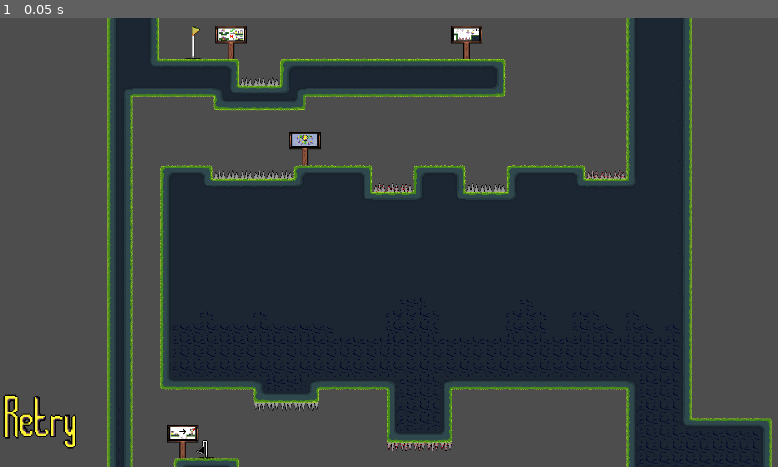
Above: before the commit, frame 1.
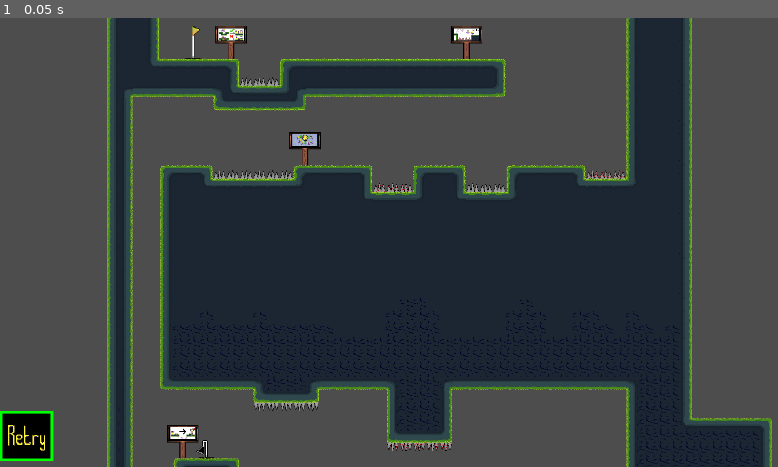
Above: after the commit, the same moment.

Repository: Flebber/Simpletun-REPO
Game: Godot game, scene res://Scenes/Levels/tutorial.tscn
The game is run twice, just before and just after one commit, with the same random seed, the same clock (stepped at 60 frames per second) and the same inputs. This scene is started directly instead of the project's main scene. The engine's default icon, where the game draws it, is replaced by a stand-in: a white triangle on a blue panel in a dark square.
Inputs:
- Up to frame 1 (0.05 s): no input

The runs differ from the first frame. In frame 1, 0.9% of the frame differs, in the area x 0-10%, y 83-99%.

Commit message:
Refurbished Retry/Menu Buttons
Used a Control node as the parents and added margin container with panels too both which sets them up for easier redesign with a global custom theme (theme will control fonts, colors, padding etc. all in one theme)

Diff:
--- a/Scenes/Levels/Menus/Buttons/Retry_Button.tscn
+++ b/Scenes/Levels/Menus/Buttons/Retry_Button.tscn
@@ -1,22 +1,51 @@
 [gd_scene format=3 uid="uid://ctcbvbdtdegn7"]
 
-[ext_resource type="Texture2D" uid="uid://8557f4vpnk3q" path="res://assets/sprites/UI/retry.png" id="1_1glri"]
+[ext_resource type="Texture2D" uid="uid://8557f4vpnk3q" path="res://assets/sprites/UI/Buttons/retry.png" id="1_1glri"]
 [ext_resource type="Script" uid="uid://cghvag12txo0t" path="res://Scripts/LevelScripts/Menus/retry_button.gd" id="2_kh1id"]
 
-[node name="Sprite2D" type="Sprite2D" unique_id=354183844]
+[sub_resource type="StyleBoxFlat" id="StyleBoxFlat_61uul"]
+bg_color = Color(0, 1, 0, 1)
+
+[sub_resource type="StyleBoxFlat" id="StyleBoxFlat_1glri"]
+
+[node name="RetryButton" type="Control" unique_id=1685330574]
+layout_mode = 3
+anchors_preset = 15
+anchor_right = 1.0
+anchor_bottom = 1.0
+offset_right = -1920.0
+offset_bottom = -1080.0
+grow_horizontal = 2
+grow_vertical = 2
+
+[node name="Panel" type="Panel" parent="." unique_id=1876099245]
+layout_mode = 0
+offset_right = 40.0
+offset_bottom = 40.0
 scale = Vector2(2, 2)
+theme_override_styles/panel = SubResource("StyleBoxFlat_61uul")
+
+[node name="MarginContainer" type="MarginContainer" parent="." unique_id=1433927419]
+layout_mode = 0
+offset_right = 40.0
+offset_bottom = 40.0
+scale = Vector2(2, 2)
+theme_override_constants/margin_left = 2
+theme_override_constants/margin_top = 2
+theme_override_constants/margin_right = 2
+theme_override_constants/margin_bottom = 2
+
+[node name="Panel" type="Panel" parent="MarginContainer" unique_id=138757497]
+modulate = Color(0, 0, 0, 1)
+layout_mode = 2
+theme_override_styles/panel = SubResource("StyleBoxFlat_1glri")
+
+[node name="Sprite2D" type="Sprite2D" parent="MarginContainer" unique_id=668863902]
+position = Vector2(19.908602, 19.829597)
+scale = Vector2(0.25, 0.25)
 texture = ExtResource("1_1glri")
 
-[node name="RetryButton" type="Button" parent="." unique_id=1942702222]
+[node name="Button" type="Button" parent="MarginContainer" unique_id=1923573206]
 modulate = Color(1, 1, 1, 0)
-custom_minimum_size = Vector2(256, 128)
-offset_left = -64.0
-offset_top = -32.0
-offset_right = 192.0
-offset_bottom = 96.0
-scale = Vector2(0.4970231, 0.6205172)
-text = "Retry"
+layout_mode = 2
 script = ExtResource("2_kh1id")
-metadata/_edit_use_anchors_ = true
-
-[connection signal="button_down" from="RetryButton" to="RetryButton" method="_on_button_down"]
--- /dev/null
+++ b/Scenes/Levels/Menus/Buttons/menu_button.tscn
@@ -0,0 +1,51 @@
+[gd_scene format=3 uid="uid://co3q7wfe0qlkf"]
+
+[ext_resource type="Texture2D" uid="uid://cb574djqrhlng" path="res://assets/sprites/UI/simpletunMenu.png" id="1_nvlpq"]
+[ext_resource type="Script" uid="uid://ghkfmr0nq1ae" path="res://Scripts/LevelScripts/Menus/return_button.gd" id="1_s884a"]
+
+[sub_resource type="StyleBoxFlat" id="StyleBoxFlat_buolt"]
+bg_color = Color(0, 1, 0, 1)
+
+[sub_resource type="StyleBoxFlat" id="StyleBoxFlat_4wtj7"]
+
+[node name="Control" type="Control" unique_id=1660678927]
+layout_mode = 3
+anchors_preset = 15
+anchor_right = 1.0
+anchor_bottom = 1.0
+offset_right = -1920.0
+offset_bottom = -1080.0
+grow_horizontal = 2
+grow_vertical = 2
+
+[node name="Panel" type="Panel" parent="." unique_id=1798996942]
+layout_mode = 0
+offset_right = 40.0
+offset_bottom = 40.0
+scale = Vector2(2, 2)
+theme_override_styles/panel = SubResource("StyleBoxFlat_buolt")
+
+[node name="MarginContainer" type="MarginContainer" parent="." unique_id=1308580501]
+layout_mode = 0
+offset_right = 40.0
+offset_bottom = 40.0
+scale = Vector2(2, 2)
+theme_override_constants/margin_left = 2
+theme_override_constants/margin_top = 2
+theme_override_constants/margin_right = 2
+theme_override_constants/margin_bottom = 2
+
+[node name="Panel" type="Panel" parent="MarginContainer" unique_id=442236035]
+modulate = Color(0, 0, 0, 1)
+layout_mode = 2
+theme_override_styles/panel = SubResource("StyleBoxFlat_4wtj7")
+
+[node name="Sprite2D" type="Sprite2D" parent="MarginContainer" unique_id=1168454365]
+position = Vector2(19.908602, 19.829597)
+scale = Vector2(0.17586885, 0.15545933)
+texture = ExtResource("1_nvlpq")
+
+[node name="Button" type="Button" parent="MarginContainer" unique_id=49852450]
+modulate = Color(1, 1, 1, 0)
+layout_mode = 2
+script = ExtResource("1_s884a")
--- a/Scenes/Levels/Menus/death_menu.tscn
+++ b/Scenes/Levels/Menus/death_menu.tscn
@@ -1,9 +1,8 @@
 [gd_scene format=3 uid="uid://depjp563f6b8j"]
 
 [ext_resource type="Texture2D" uid="uid://ch3otg2fuhhof" path="res://assets/sprites/Secret/smile laptop.png" id="1_6p742"]
-[ext_resource type="Script" uid="uid://cghvag12txo0t" path="res://Scripts/LevelScripts/Menus/retry_button.gd" id="2_jc4gn"]
-[ext_resource type="Script" uid="uid://ghkfmr0nq1ae" path="res://Scripts/LevelScripts/Menus/return_button.gd" id="3_e51c8"]
-[ext_resource type="Texture2D" uid="uid://8557f4vpnk3q" path="res://assets/sprites/UI/retry.png" id="3_jc4gn"]
+[ext_resource type="PackedScene" uid="uid://co3q7wfe0qlkf" path="res://Scenes/Levels/Menus/Buttons/menu_button.tscn" id="4_e51c8"]
+[ext_resource type="PackedScene" uid="uid://ctcbvbdtdegn7" path="res://Scenes/Levels/Menus/Buttons/Retry_Button.tscn" id="5_5jpa3"]
 
 [node name="death_menu" type="CanvasLayer" unique_id=279124061]
 
@@ -11,31 +10,16 @@
 position = Vector2(960, 320)
 texture = ExtResource("1_6p742")
 
-[node name="Sprite2D" type="Sprite2D" parent="." unique_id=176968345]
-position = Vector2(448, 832)
-scale = Vector2(2, 2)
-texture = ExtResource("3_jc4gn")
+[node name="RetryButton" parent="." unique_id=1685330574 instance=ExtResource("5_5jpa3")]
+offset_left = 606.0
+offset_top = 799.9999
+offset_right = -1314.0
+offset_bottom = -280.00012
+scale = Vector2(2.416, 2.416)
 
-[node name="RetryButton" type="Button" parent="Sprite2D" unique_id=485867920]
-modulate = Color(1, 1, 1, 0)
-custom_minimum_size = Vector2(256, 128)
-offset_left = -64.0
-offset_top = -32.0
-offset_right = 192.0
-offset_bottom = 96.0
-scale = Vector2(0.4970231, 0.6205172)
-text = "Retry"
-script = ExtResource("2_jc4gn")
-metadata/_edit_use_anchors_ = true
-
-[node name="MenuButton" type="Button" parent="." unique_id=948646935]
-custom_minimum_size = Vector2(256, 128)
-offset_left = 1344.0
+[node name="Control" parent="." unique_id=1660678927 instance=ExtResource("4_e51c8")]
+offset_left = 1120.0
 offset_top = 800.0
-offset_right = 1600.0
-offset_bottom = 928.0
-text = "Return ToMenu"
-script = ExtResource("3_e51c8")
-
-[connection signal="button_down" from="Sprite2D/RetryButton" to="Sprite2D/RetryButton" method="_on_button_down"]
-[connection signal="button_down" from="MenuButton" to="MenuButton" method="_on_button_down"]
+offset_right = -800.0
+offset_bottom = -280.0
+scale = Vector2(2.415993, 2.4155054)
--- a/Scenes/Levels/Menus/finish_menu.tscn
+++ b/Scenes/Levels/Menus/finish_menu.tscn
@@ -12,7 +12,10 @@
 texture = ExtResource("1_qhnhh")
 
 [node name="RetryButton" parent="." unique_id=354183844 instance=ExtResource("2_qhnhh")]
-position = Vector2(704, 864)
+offset_left = 576.0
+offset_top = 768.0
+offset_right = 829.745
+offset_bottom = 963.865
 
 [node name="ContinueButton" type="Button" parent="." unique_id=1258675546]
 custom_minimum_size = Vector2(256, 128)
@@ -21,6 +24,7 @@
 offset_right = 1088.0
 offset_bottom = 672.0
 scale = Vector2(1, 1.25)
+theme_override_font_sizes/font_size = 33
 text = "Continue"
 script = ExtResource("4_6yfbd")
 
@@ -31,7 +35,8 @@
 offset_right = 1344.0
 offset_bottom = 928.0
 scale = Vector2(1, 1.25)
-text = "Return ToMenu"
+theme_override_font_sizes/font_size = 28
+text = "Return To Menu"
 script = ExtResource("4_6etty")
 
 [connection signal="button_down" from="ContinueButton" to="ContinueButton" method="_on_button_down"]
--- a/Scenes/UI/UILayer.tscn
+++ b/Scenes/UI/UILayer.tscn
@@ -4,6 +4,7 @@
 
 [node name="UI" type="CanvasLayer" unique_id=649945580]
 
-[node name="Sprite2D" parent="." unique_id=354183844 instance=ExtResource("1_olk0k")]
-position = Vector2(96, 960.00006)
-scale = Vector2(1.4999999, 1.4999999)
+[node name="RetryButton" parent="." unique_id=1685330574 instance=ExtResource("1_olk0k")]
+offset_top = 945.0
+offset_bottom = -135.0
+scale = Vector2(1.5999999, 1.4999999)
